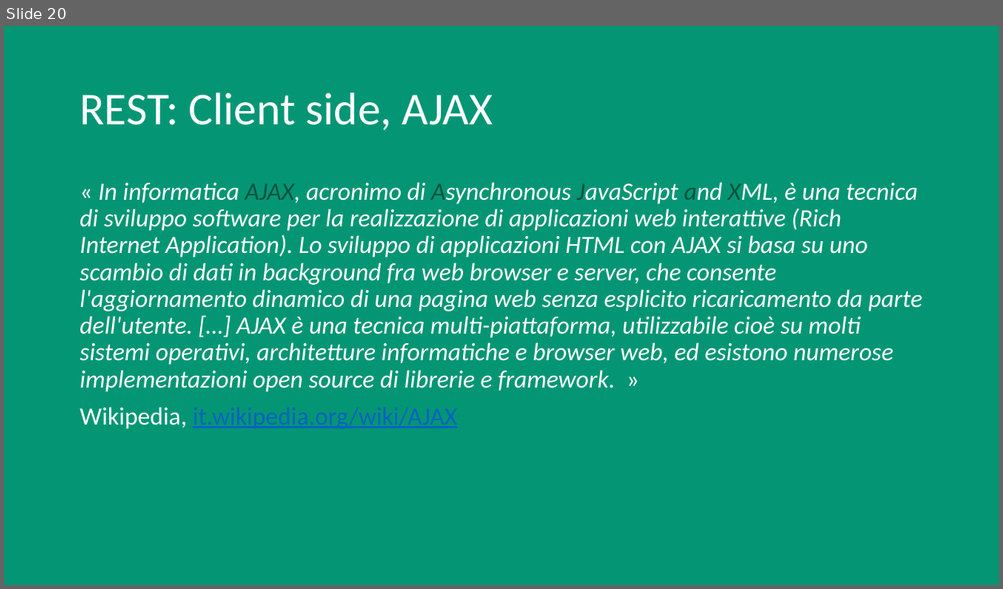
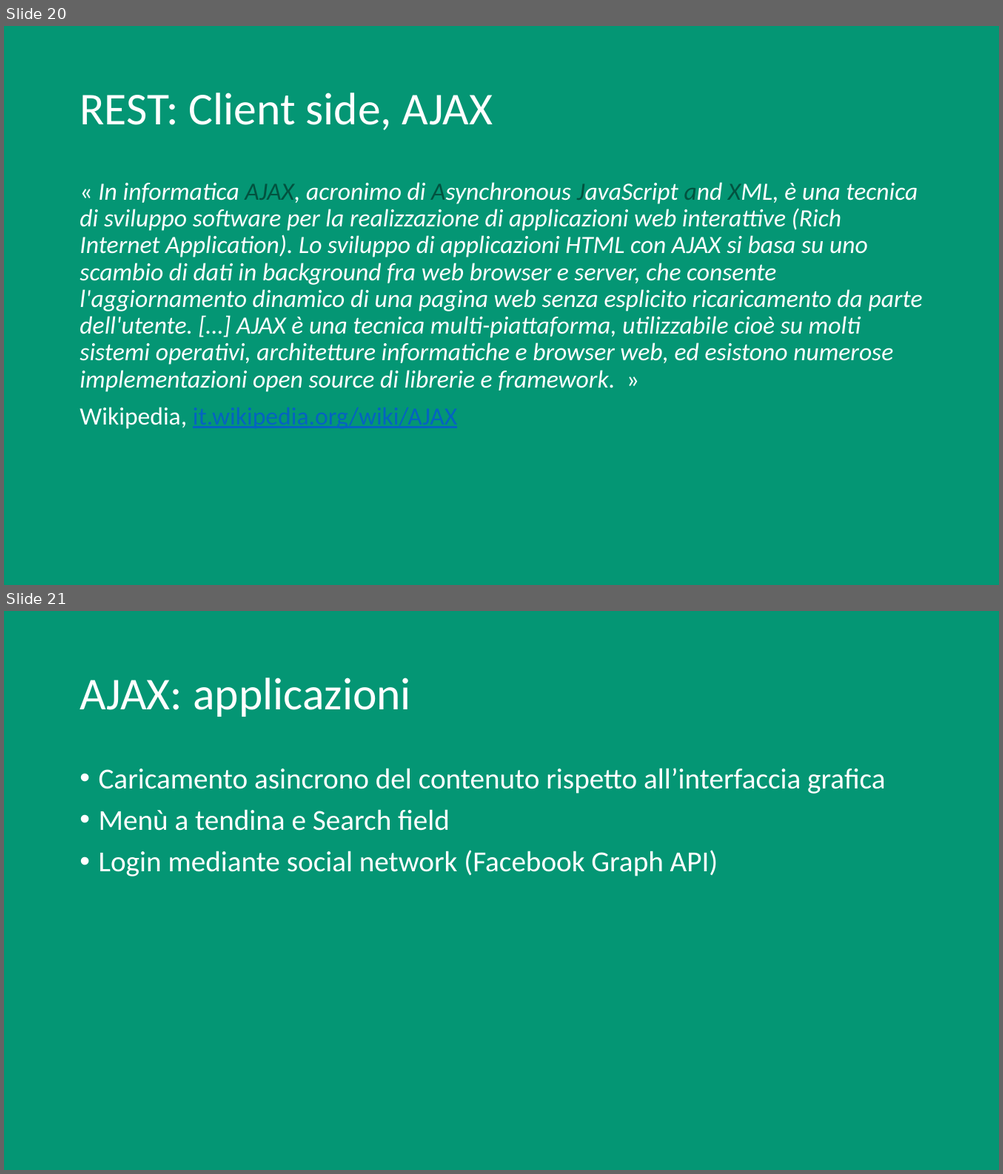
Before and after one commit to vassallocarlo/Tesi-RESTful, a slide deck: REST.pptx. Shown one above the other, each under a label of ours: slide 20 before the commit, slides 20 and 21 after it. The pictures are 1003x589 and 1003x1174 pixels, drawn with LibreOffice and Linux fonts; fonts in the diff are those of the drawing. Boxes give left, top, right and bottom in pixels: in the first picture for what was removed or moved away, otherwise in the second. Text is boxed around its words. In the diff, an @@ line names an element or a change of style, - is before the commit and + after.

```diff
--- a/REST.pptx
+++ b/REST.pptx
@@ slide 21 added at bbox=[4, 611, 999, 1170], background #049674 @@
@@ title added at bbox=[79, 678, 411, 717], 44 pt, text #FFFFFF @@
+AJAX: applicazioni
@@ text added at bbox=[99, 768, 885, 877], 28 pt, text #FFFFFF @@
+• Caricamento asincrono del contenuto rispetto all’interfaccia grafica
+• Menù a tendina e Search field
+• Login mediante social network (Facebook Graph API)
```
Also in this commit, not shown: 6 slides changed, 8 other slides added, 9 other files.
